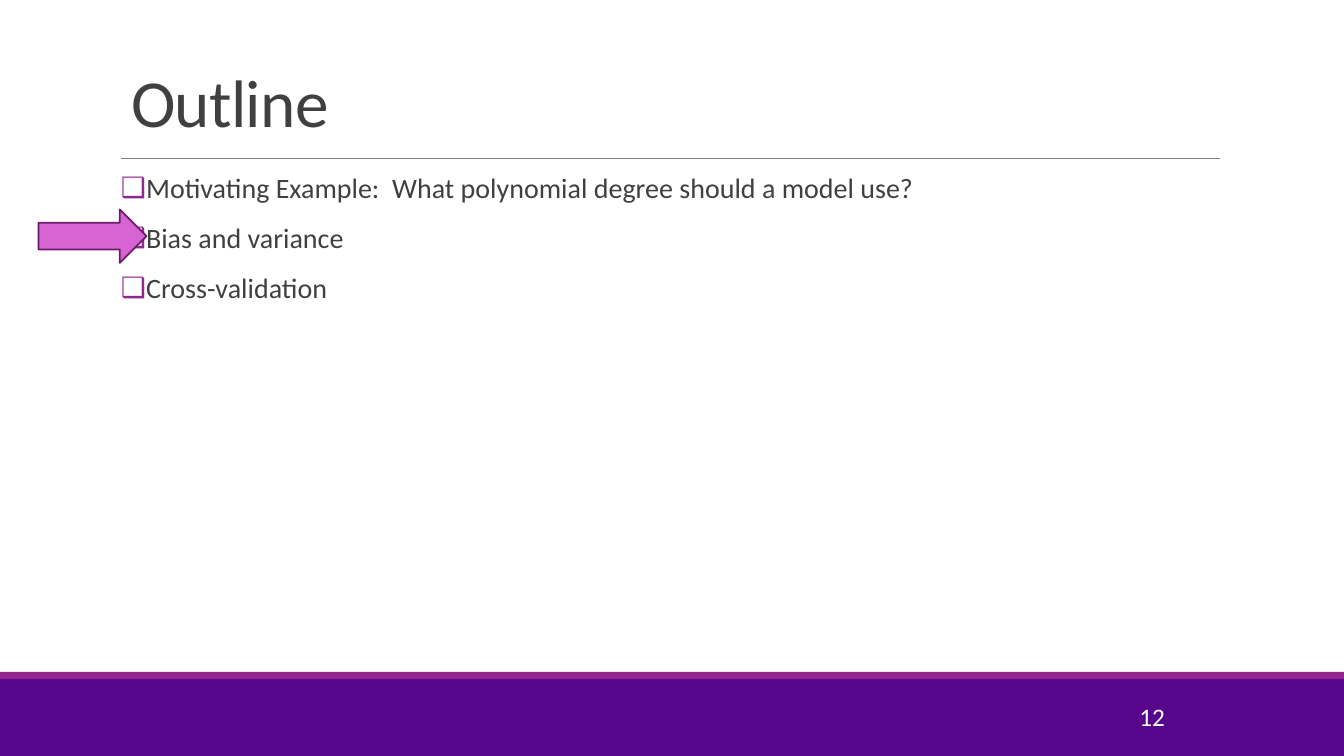
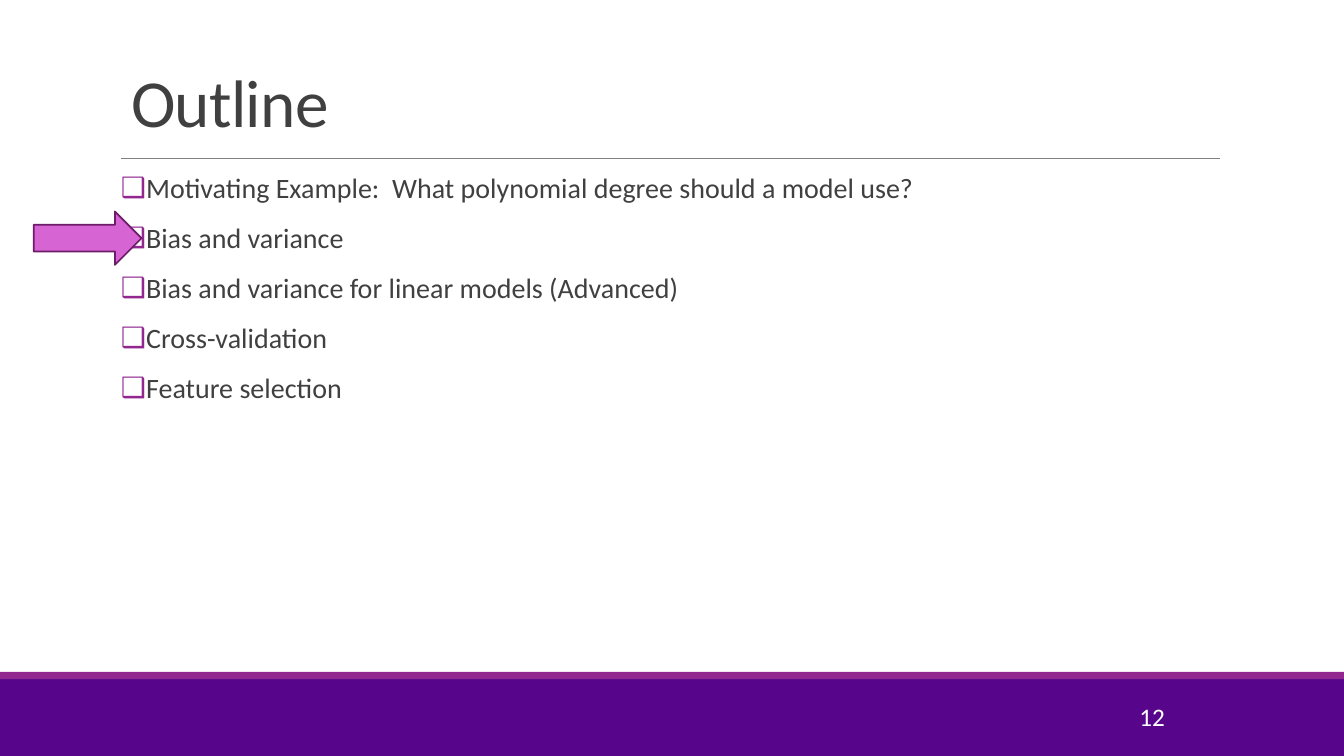
Before and after one commit to joshzzl/introml, a slide deck: slide 12 of lectures/Lect04_ModelSelection.pptx. Drawn at 1344x756 pixels with LibreOffice and Linux fonts; fonts in the diff are those of the drawing; background and template pictures are left out. Boxes give left, top, right and bottom in pixels: in the first picture for what was removed or moved away, otherwise in the second. Text is boxed around its words. In the diff, an @@ line names an element or a change of style, - is before the commit and + after.

Commit message:
Updated the model selection and multi-variable slides.

```diff
--- a/lectures/Lect04_ModelSelection.pptx
+++ b/lectures/Lect04_ModelSelection.pptx
@@ right arrow: place and size @@
-right arrow at [38, 210, 146, 263]
+right arrow at [34, 212, 142, 265]
@@ text at [146, 278, 678, 302]: paragraph added @@
+❑ Bias and variance for linear models (Advanced)
@@ text at [146, 378, 342, 398]: paragraph added @@
+❑ Feature selection
```
Also in this commit, not shown: 15 other slides changed, 16 slides added, 1 slide removed, 13 other files.
